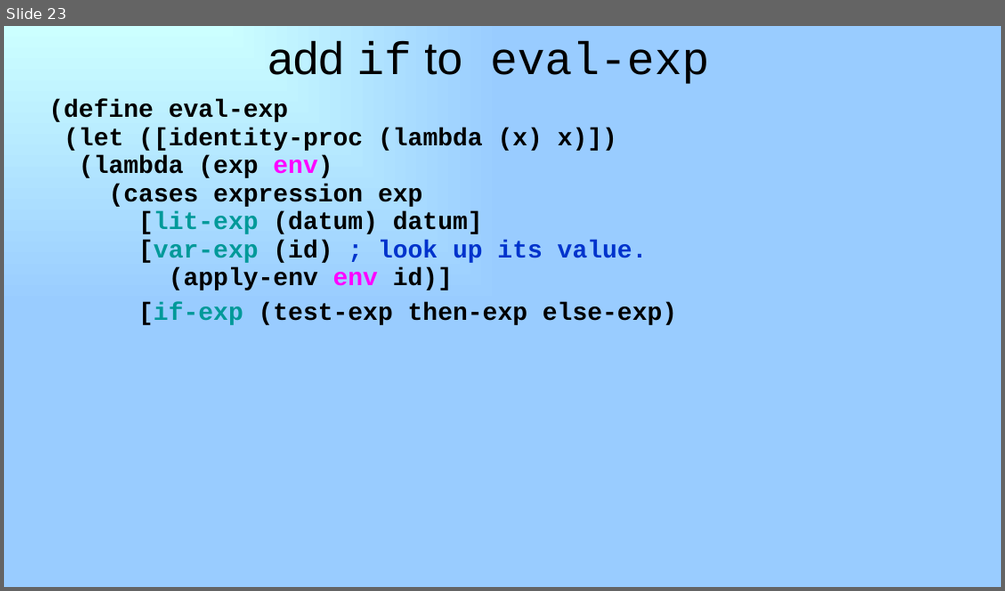
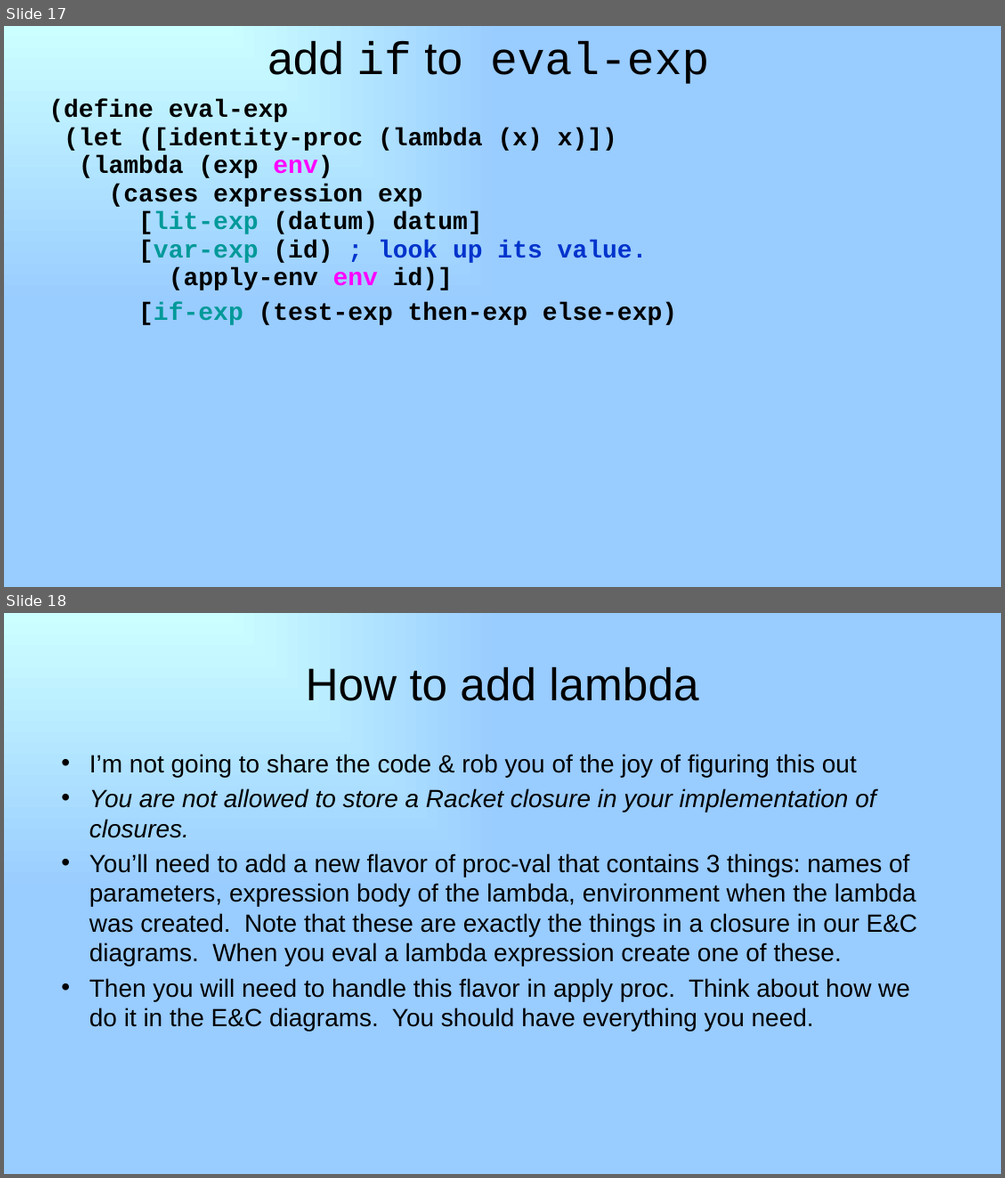
Before and after one commit to RHIT-CSSE/csse304, a slide deck: ClassMaterials/AddLetIfLambda/20-add-let-if-lambda.pptx. Shown one above the other, each under a label of ours: slide 23 before the commit, slides 17 and 18 after it. The pictures are 1005x591 and 1005x1178 pixels, drawn with LibreOffice and Linux fonts; fonts in the diff are those of the drawing. Boxes give left, top, right and bottom in pixels: in the first picture for what was removed or moved away, otherwise in the second. Text is boxed around its words. In the diff, an @@ line names an element or a change of style, - is before the commit and + after.

```diff
--- a/ClassMaterials/AddLetIfLambda/20-add-let-if-lambda.pptx
+++ b/ClassMaterials/AddLetIfLambda/20-add-let-if-lambda.pptx
@@ slide 18 added at bbox=[4, 613, 1001, 1174], background gradient #CCFFFF to #99CCFF @@
@@ title added at bbox=[306, 666, 698, 701], 44 pt, text #000000 @@
+How to add lambda
@@ text added at bbox=[89, 754, 918, 1030], 24 pt, text #000000 @@
+• I’m not going to share the code & rob you of the joy of figuring this out
+• You are not allowed to store a Racket closure in your implementation of closures.
+• You’ll need to add a new flavor of proc-val that contains 3 things: names of parameters, expression body of the lambda, environment when the lambda was created. Note that these are exactly the things in a closure in our E&C diagrams. When you eval a lambda expression create one of these.
+• Then you will need to handle this flavor in apply proc. Think about how we do it in the E&C diagrams. You should have everything you need.
@@ what was slide 23 is now slide 17 @@
```
Also in this commit, not shown: 1 slide changed, 1 other slide added, 14 slides removed.
